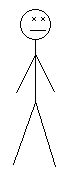
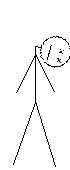
Two versions of the same layered image (w=70, h=170). Layer-by-layer changes:
removed layer "oko-l-mrtve" over (32, 17, 36, 21)
removed layer "oko-r-mrtve" over (41, 17, 45, 21)
removed layer "pusa-mrtva" over (30, 30, 46, 31)
added layer "hlava-mrtva-natocena" above "hlava-mrtva" over (35, 36, 70, 68)
painted on "Pasted Layer" over (20, 9, 51, 46)
